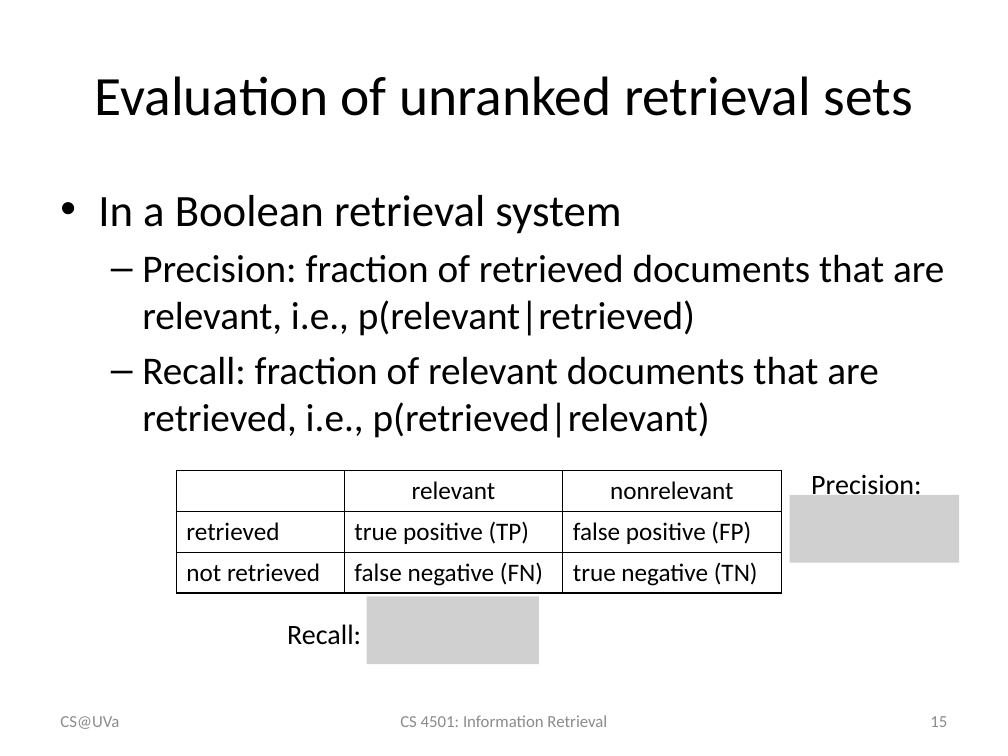
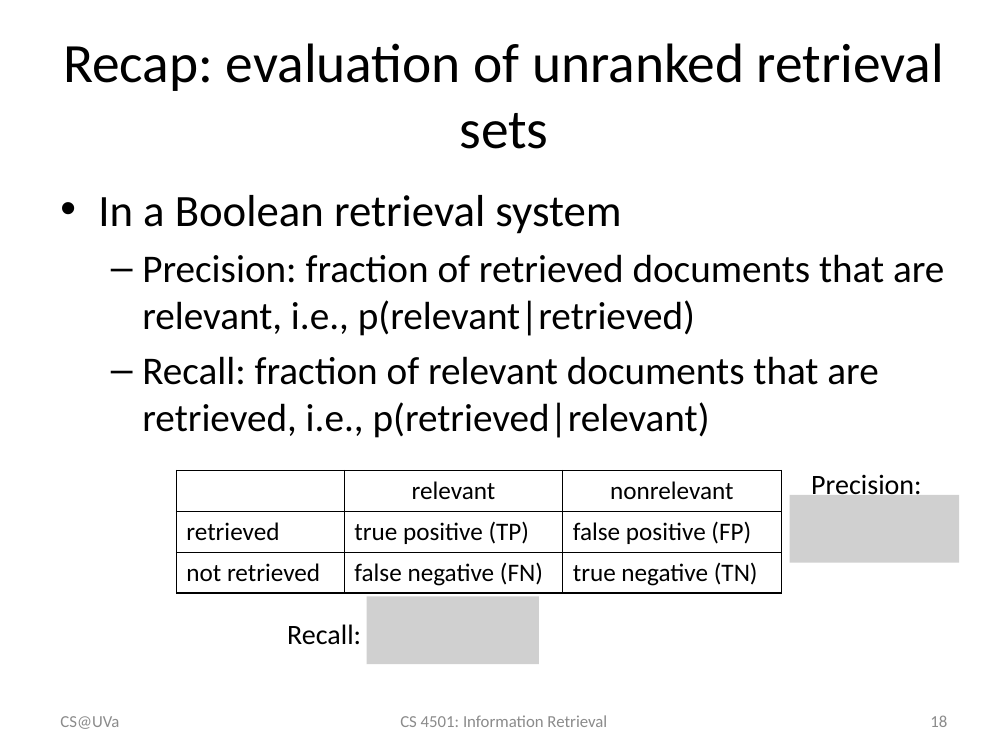
Before and after one commit to wang296/IR2015, a slide deck: slide 18 of docs/Information Retrieval Evaluation.pptx (slide 15 before the commit). Drawn at 1008x756 pixels with LibreOffice and Linux fonts; fonts in the diff are those of the drawing; grey boxes stand for pictures. Boxes give left, top, right and bottom in pixels: in the first picture for what was removed or moved away, otherwise in the second. Text is boxed around its words. In the diff, an @@ line names an element or a change of style, - is before the commit and + after.

Commit message:
slides update

```diff
--- a/docs/Information Retrieval Evaluation.pptx
+++ b/docs/Information Retrieval Evaluation.pptx
@@ title at [63,43,944,149]: text changed @@
-Evaluation of unranked retrieval sets
+Recap: evaluation of unranked retrieval sets
@@ page number at [930,715,947,727]: text changed @@
-15
+18
```
Also in this commit, not shown: 2 other slides changed, 14 slides added, 2 other files.
